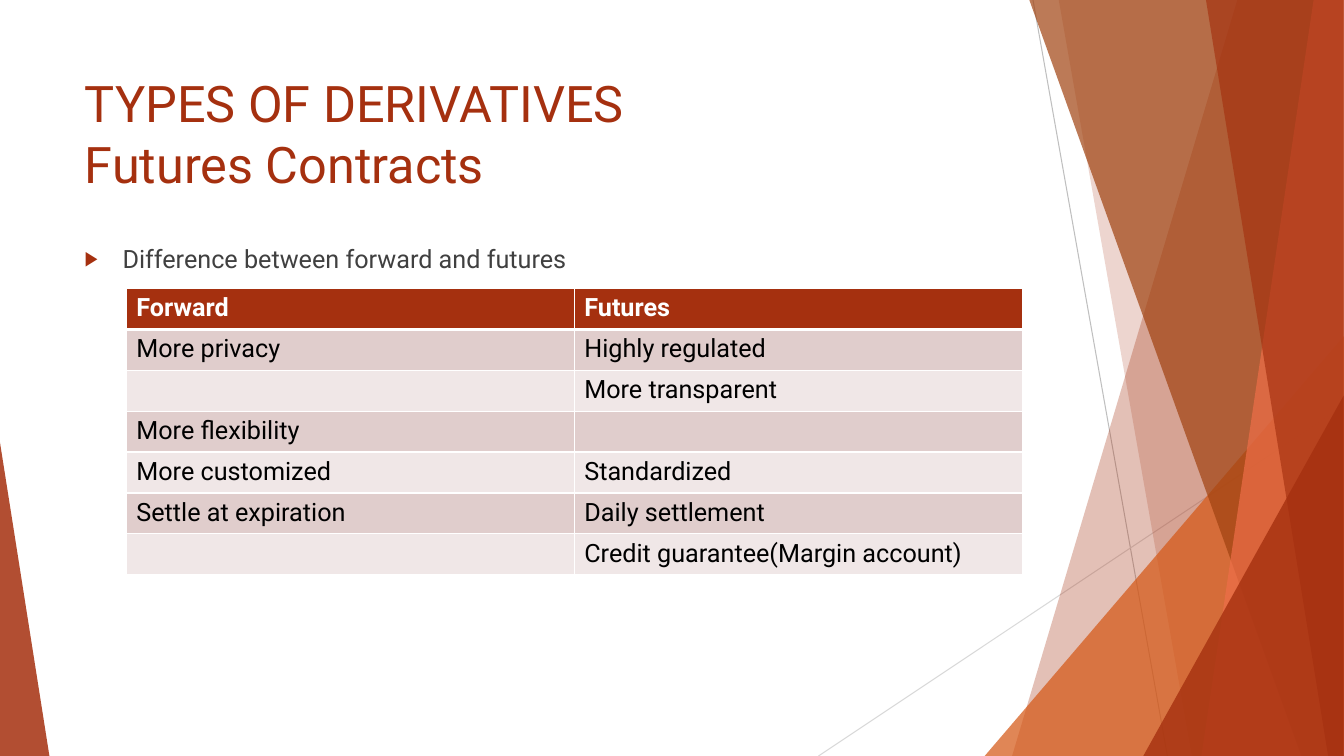
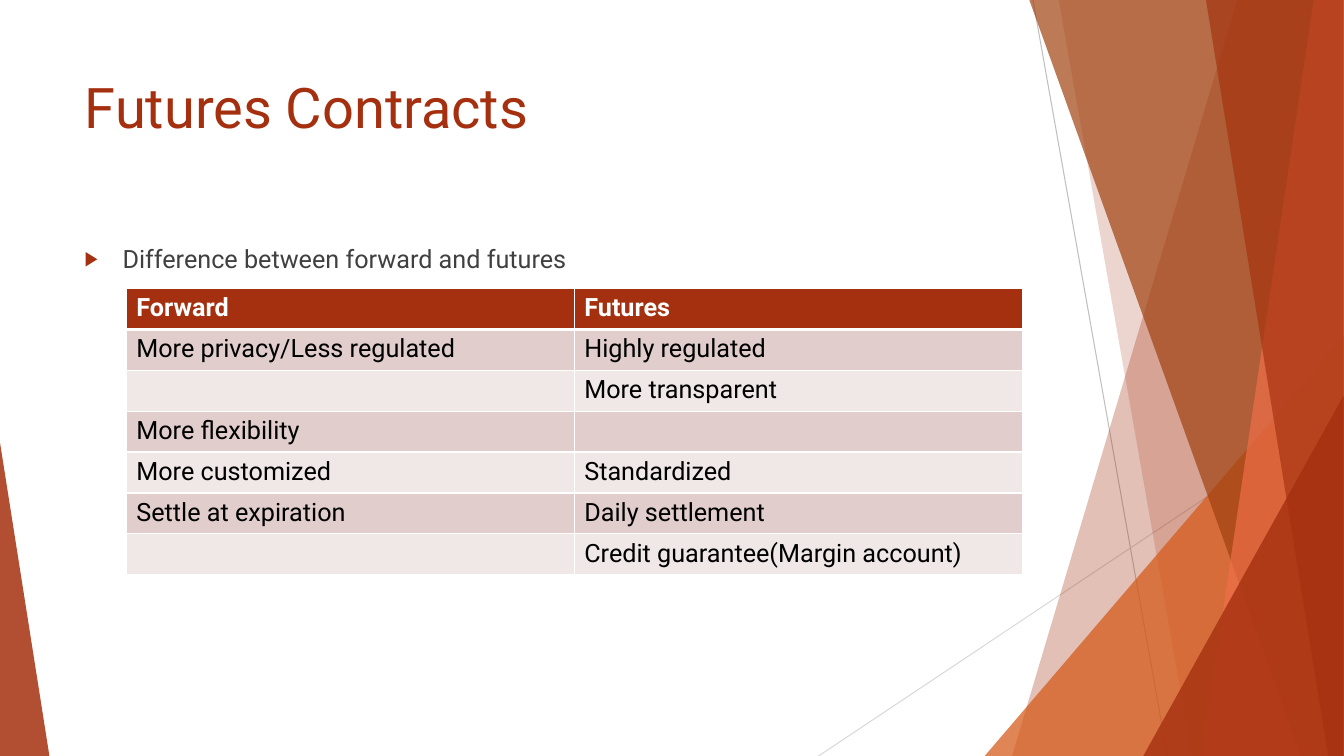
Before and after one commit to Isco0530/data, a slide deck: slide 15 of Reading 45.pptx (slide 14 before the commit). Drawn at 1344x756 pixels with LibreOffice and Linux fonts; fonts in the diff are those of the drawing. Boxes give left, top, right and bottom in pixels: in the first picture for what was removed or moved away, otherwise in the second. Text is boxed around its words. In the diff, an @@ line names an element or a change of style, - is before the commit and + after.

```diff
--- a/Reading 45.pptx
+++ b/Reading 45.pptx
@@ title at [85, 87, 528, 129]: text changed; size 36 to 40 pt @@
-TYPES OF DERIVATIVES
-Futures Contracts
+Futures Contracts
@@ table at [126, 288, 1021, 575] @@
-row 2, column 1: More privacy
+row 2, column 1: More privacy/Less regulated
```
Also in this commit, not shown: 5 other slides changed, 1 slide added.
